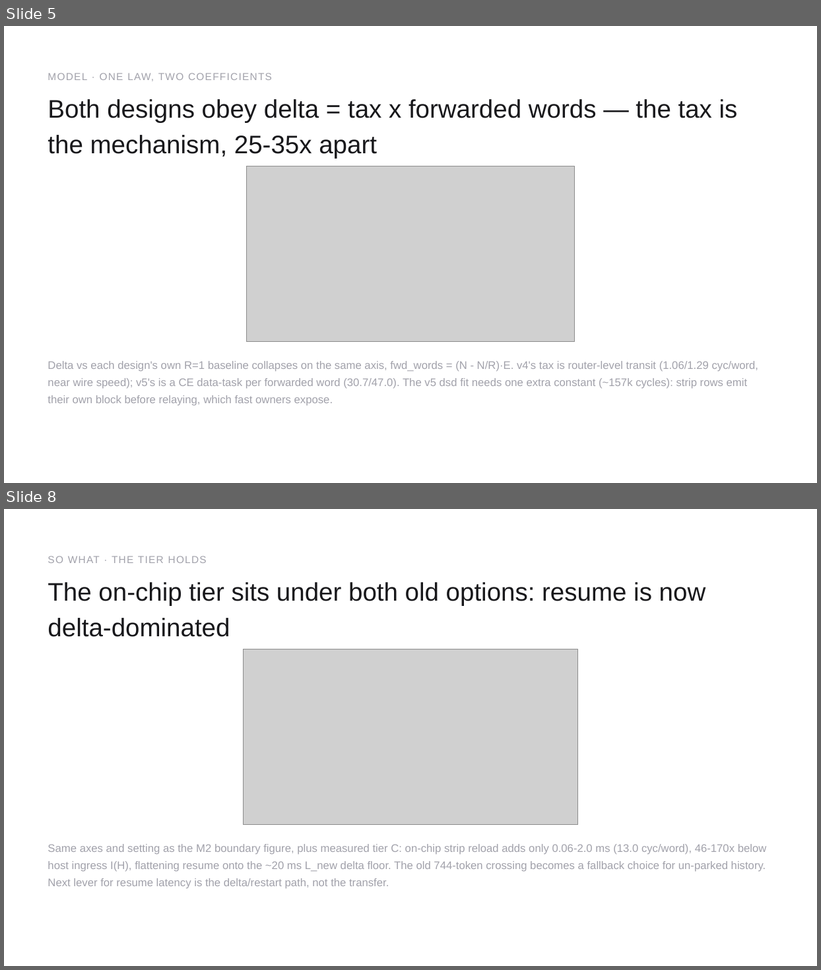
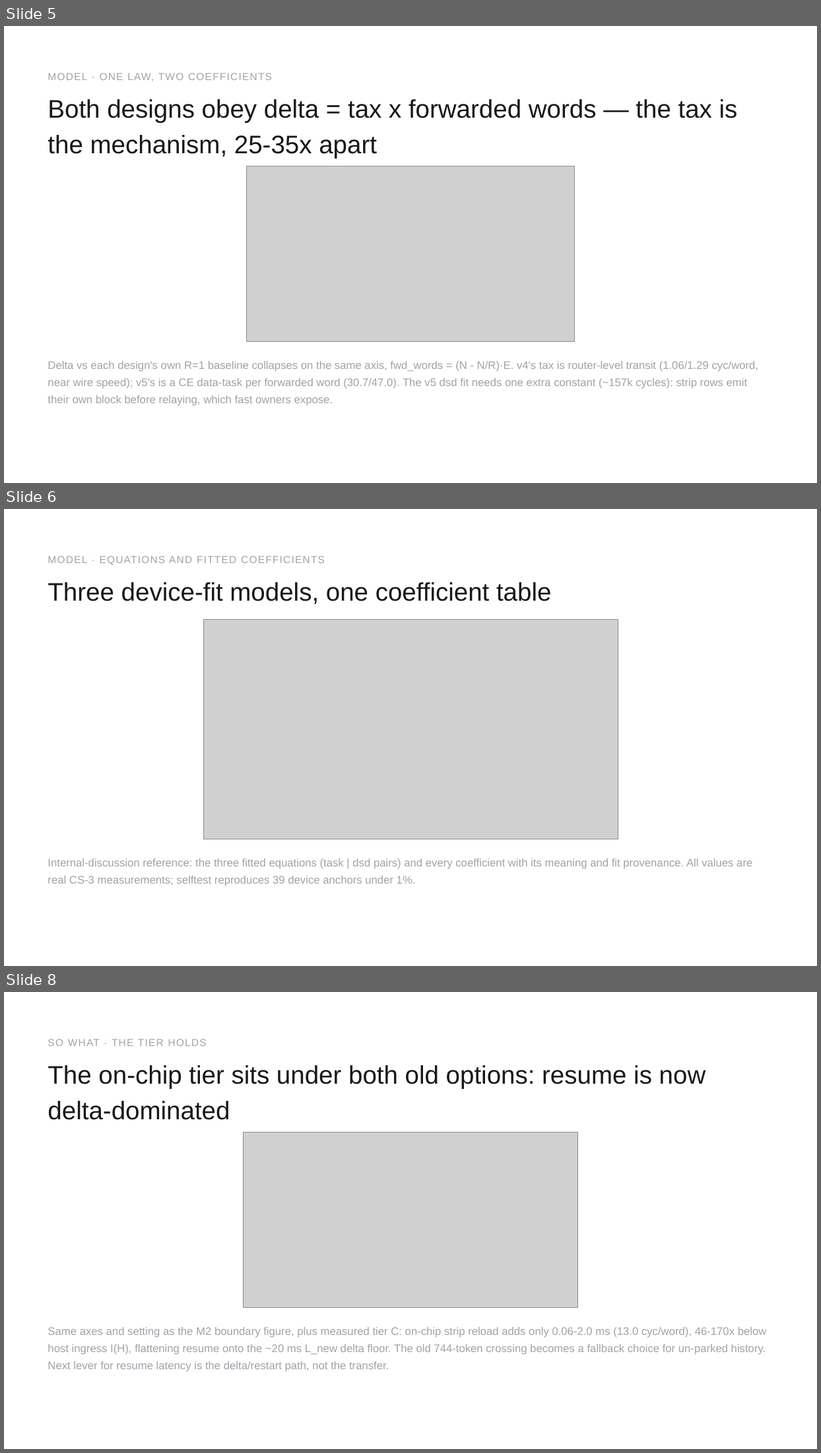
Before and after one commit to happyandslow/agent-memory, a slide deck: projects/WaferEngine-staging/meetings/2026-08-24.pptx. Shown one above the other, each under a label of ours: slides 5 and 8 before the commit, slides 5, 6 and 8 after it; the slides between them are not shown. The pictures are 821x970 and 821x1453 pixels, drawn with LibreOffice and Linux fonts; fonts in the diff are those of the drawing; grey boxes stand for pictures. Boxes give left, top, right and bottom in pixels: in the first picture for what was removed or moved away, otherwise in the second. Text is boxed around its words. In the diff, an @@ line names an element or a change of style, - is before the commit and + after.

Commit message:
WaferEngine-staging: weekly deck slides 6-7 rework (model panel; transport-vs-CE decomposition)

```diff
--- a/projects/WaferEngine-staging/meetings/2026-08-24.pptx
+++ b/projects/WaferEngine-staging/meetings/2026-08-24.pptx
@@ slide 6 added at (x1=4, y1=509, x2=817, y2=966), background #FFFFFF @@
@@ text added at (x1=48, y1=556, x2=325, y2=565), 18 pt, text #A1A1AA @@
+MODEL · EQUATIONS AND FITTED COEFFICIENTS
@@ text added at (x1=48, y1=582, x2=551, y2=604), 45 pt, text #18181B @@
+Three device-fit models, one coefficient table
@@ picture added at (x1=203, y1=620, x2=618, y2=840) @@
@@ text added at (x1=48, y1=859, x2=752, y2=887), 19.5 pt, text #A1A1AA @@
+Internal-discussion reference: the three fitted equations (task | dsd pairs) and every coefficient with its meaning and fit provenance. All values are real CS-3 measurements; selftest reproduces 39 device anchors under 1%.
```
Also in this commit, not shown: 1 other slide added, 2 slides removed, 9 other files.
